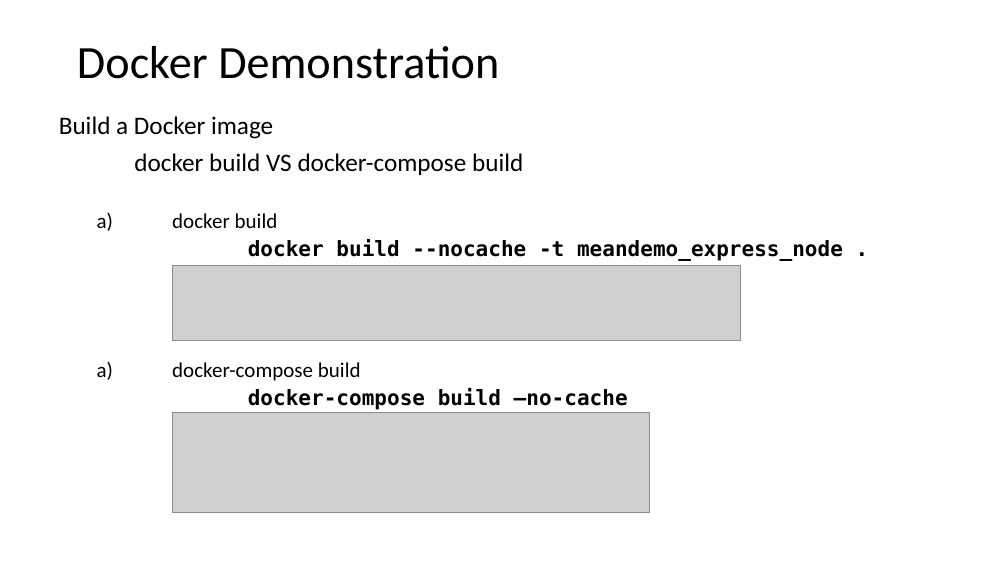
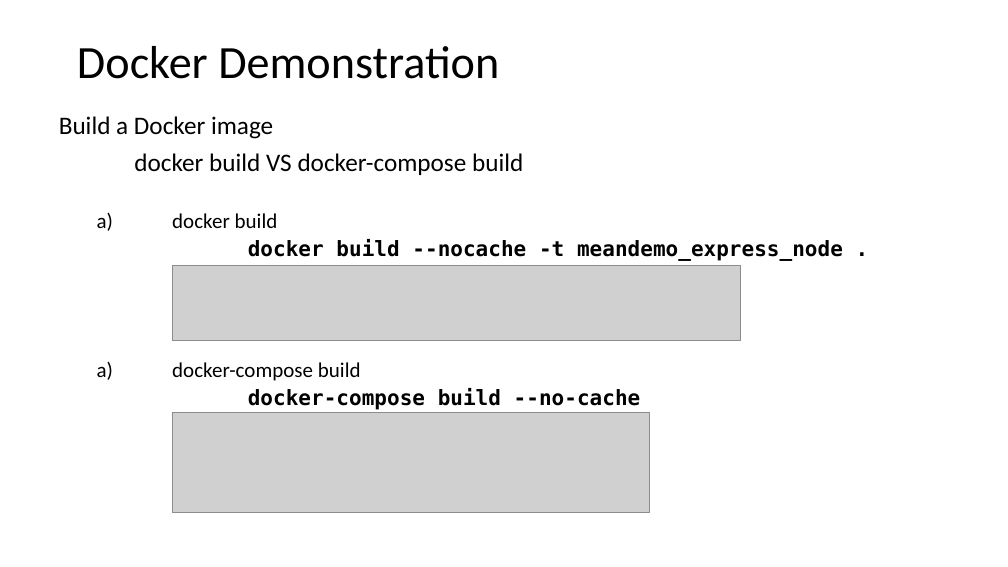
Before and after one commit to jhuopensource/meandemo, a slide deck: slide 18 of Containerization.pptx. Drawn at 1008x567 pixels with LibreOffice and Linux fonts; fonts in the diff are those of the drawing; grey boxes stand for pictures. Boxes give left, top, right and bottom in pixels: in the first picture for what was removed or moved away, otherwise in the second. Text is boxed around its words. In the diff, an @@ line names an element or a change of style, - is before the commit and + after.

```diff
--- a/Containerization.pptx
+++ b/Containerization.pptx
@@ text at (248,388,641,410): text changed @@
-  docker-compose build –no-cache
+  docker-compose build --no-cache
```
Also in this commit, not shown: 4 other slides changed, 1 other file.
